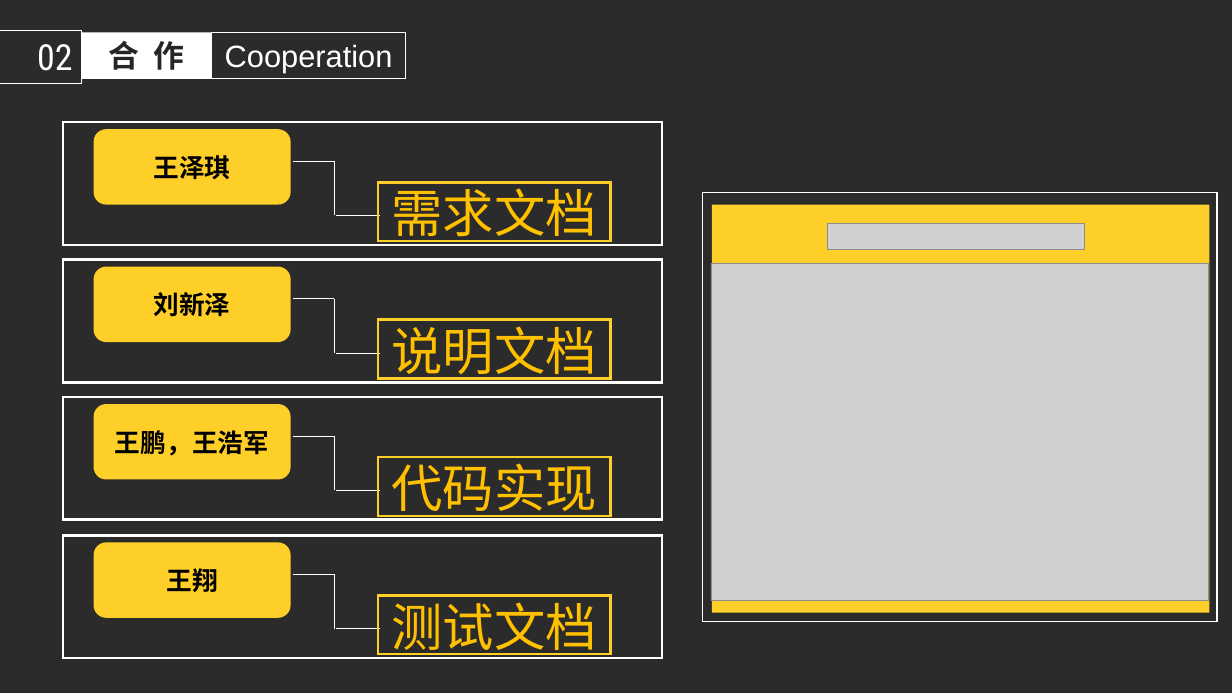
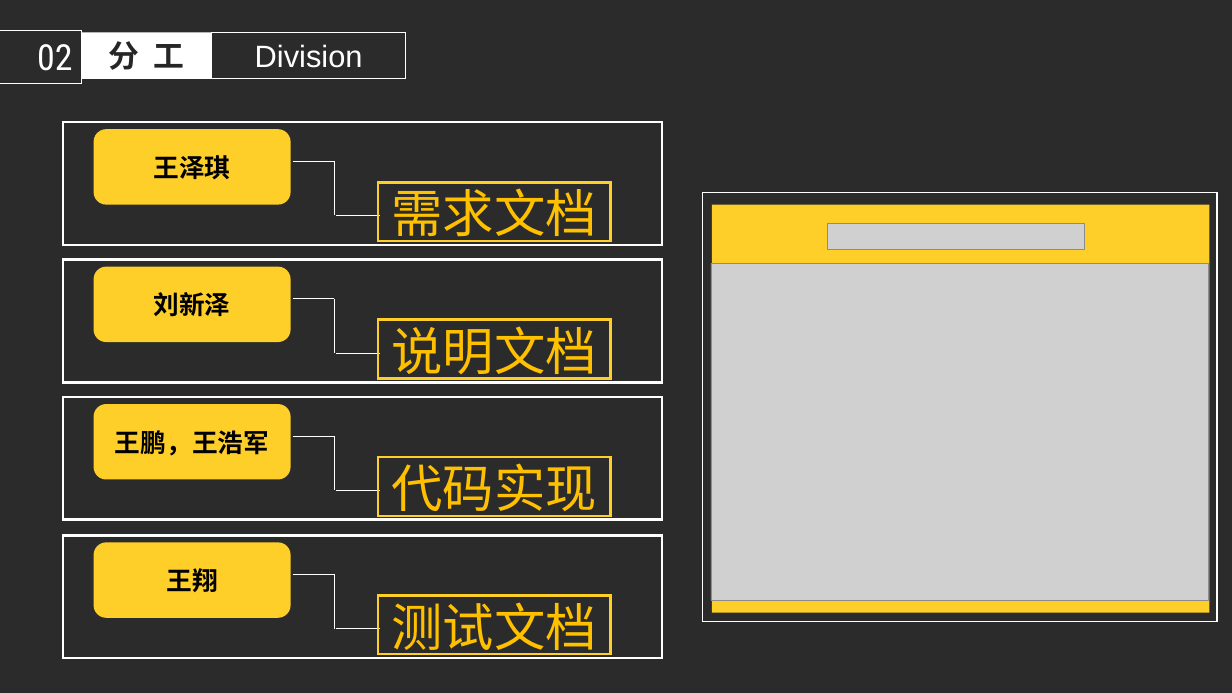
Before and after one commit to 1004032560/FourKings, a slide deck: slide 7 of 飞机大战项目/飞机大战.pptx. Drawn at 1232x693 pixels with LibreOffice and Linux fonts; fonts in the diff are those of the drawing; grey boxes stand for pictures; background and template pictures are left out; a plain dark background stands for a picture behind light text. Boxes give left, top, right and bottom in pixels: in the first picture for what was removed or moved away, otherwise in the second. Text is boxed around its words. In the diff, an @@ line names an element or a change of style, - is before the commit and + after.

```diff
--- a/飞机大战项目/飞机大战.pptx
+++ b/飞机大战项目/飞机大战.pptx
@@ text in rectangle at [109, 41, 185, 70]: text changed @@
-合 作
+分 工
@@ text in rectangle at [255, 44, 363, 68]: text changed @@
-Cooperation
+Division
```
Also in this commit, not shown: 4 other slides changed.
